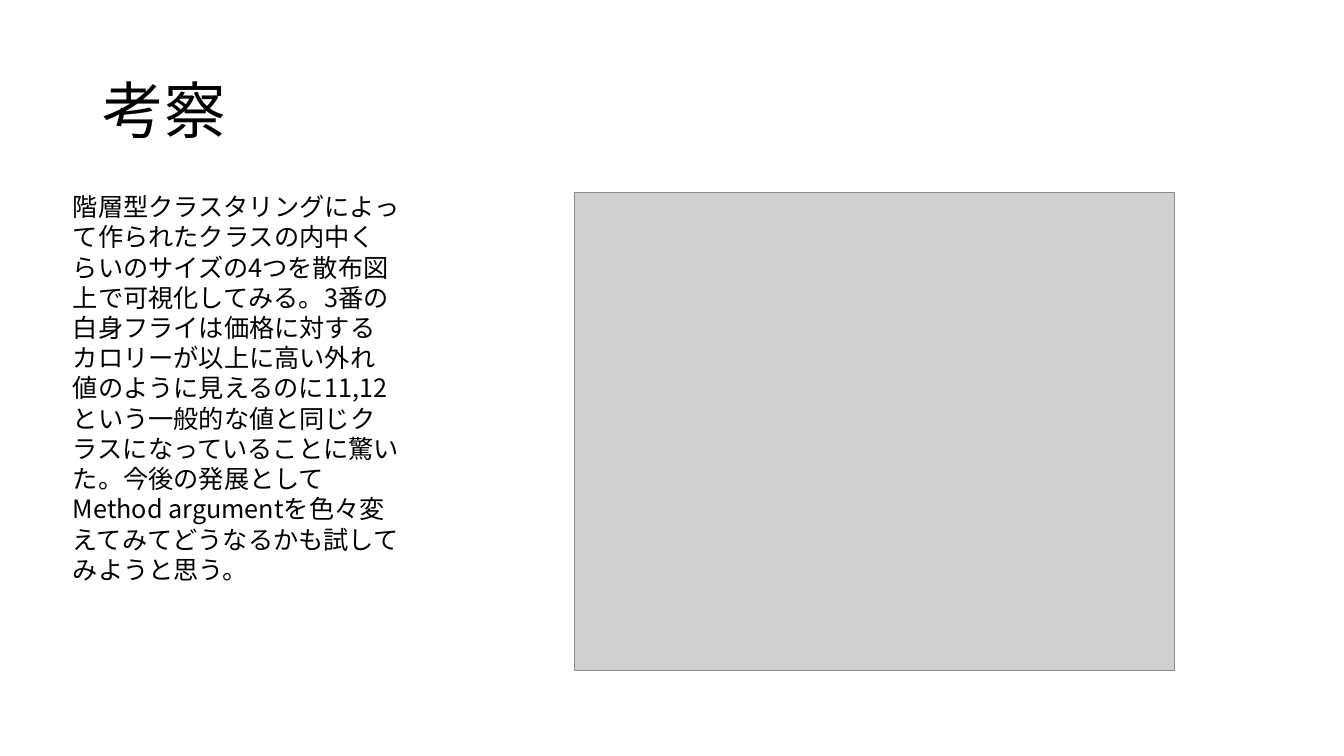
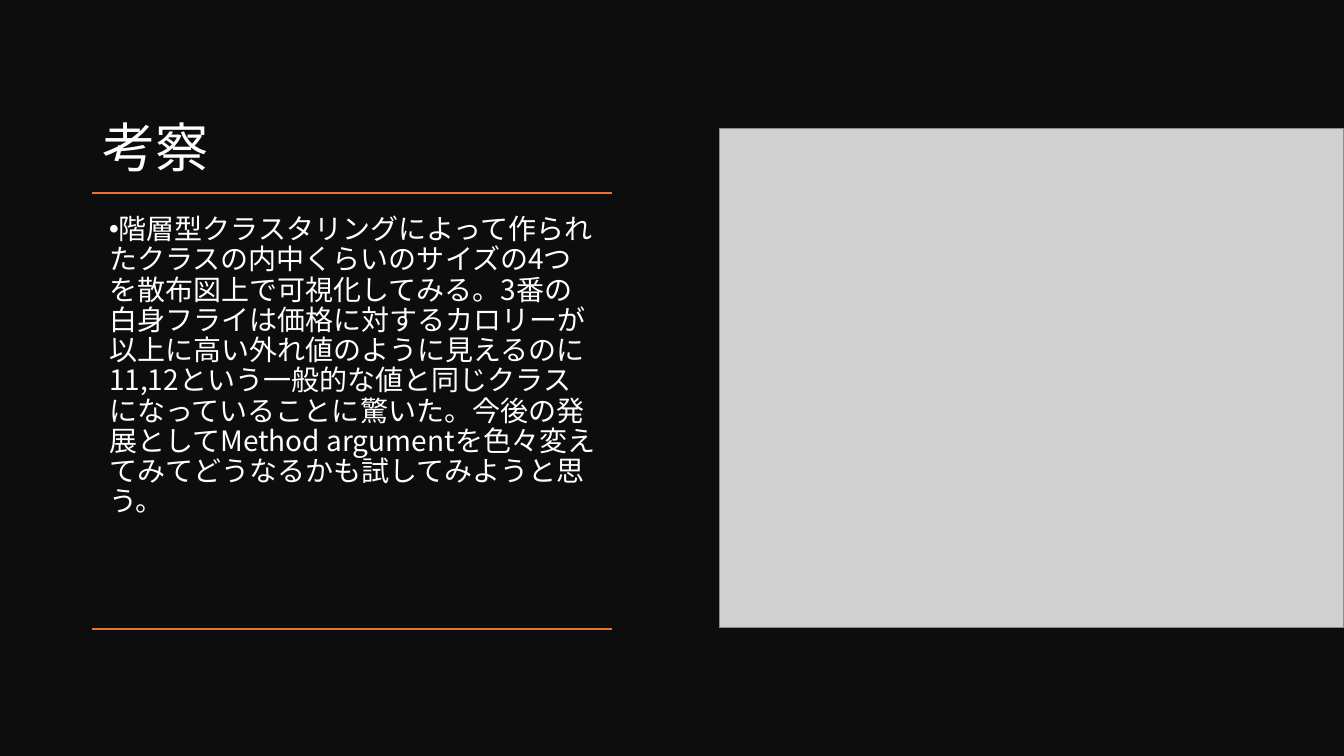
Before and after one commit to Sushiman3/ModelingAndSimulation, a slide deck: slide 5 of week5/第五回授業課題.pptx. Drawn at 1344x756 pixels with LibreOffice and Linux fonts; fonts in the diff are those of the drawing; grey boxes stand for pictures. Boxes give left, top, right and bottom in pixels: in the first picture for what was removed or moved away, otherwise in the second. Text is boxed around its words. In the diff, an @@ line names an element or a change of style, - is before the commit and + after.

```diff
--- a/week5/第五回授業課題.pptx
+++ b/week5/第五回授業課題.pptx
@@ rectangle added at (0, 0, 1344, 756), fill #0D0D0D @@
@@ title "考察": place and size @@
-title "考察" at (102, 81, 225, 138)
+title "考察" at (102, 122, 208, 172)
@@ title "考察" at (102, 122, 208, 172): size 44 to 38 pt, text colour #000000 to #FFFFFF; vertical alignment middle to bottom @@
@@ picture: place and size @@
-picture at (575, 193, 1175, 670)
+picture at (720, 129, 1344, 627)
@@ line added from (612, 193) to (92, 193), #E97132 1 pt @@
@@ text "階層型クラスタリングによって作られたクラスの内中くらいのサイズの4つを散布図上で可視化してみる。3番の白身フライは価格に ...": place and size @@
-text "階層型クラスタリングによって作られたクラスの内中くらいのサイズの4つを散布図上で可視化してみる。3番の白身フライは価格に ..." at (73, 195, 399, 581)
+text "階層型クラスタリングによって作られたクラスの内中くらいのサイズの4つを散布図上で可視化してみる。3番の白身フライは価格に ..." at (109, 215, 593, 513)
@@ text "階層型クラスタリングによって作られたクラスの内中くらいのサイズの4つを散布図上で可視化してみる。3番の白身フライは価格に ..." at (109, 215, 593, 513): size 18 to 20 pt, text colour #000000 to #FFFFFF; bullet none to •; line spacing 1 to 0.9; more space between paragraphs @@
@@ line added from (612, 629) to (92, 629), #E97132 1 pt @@
```
Also in this commit, not shown: 2 other slides changed, 8 other files.
